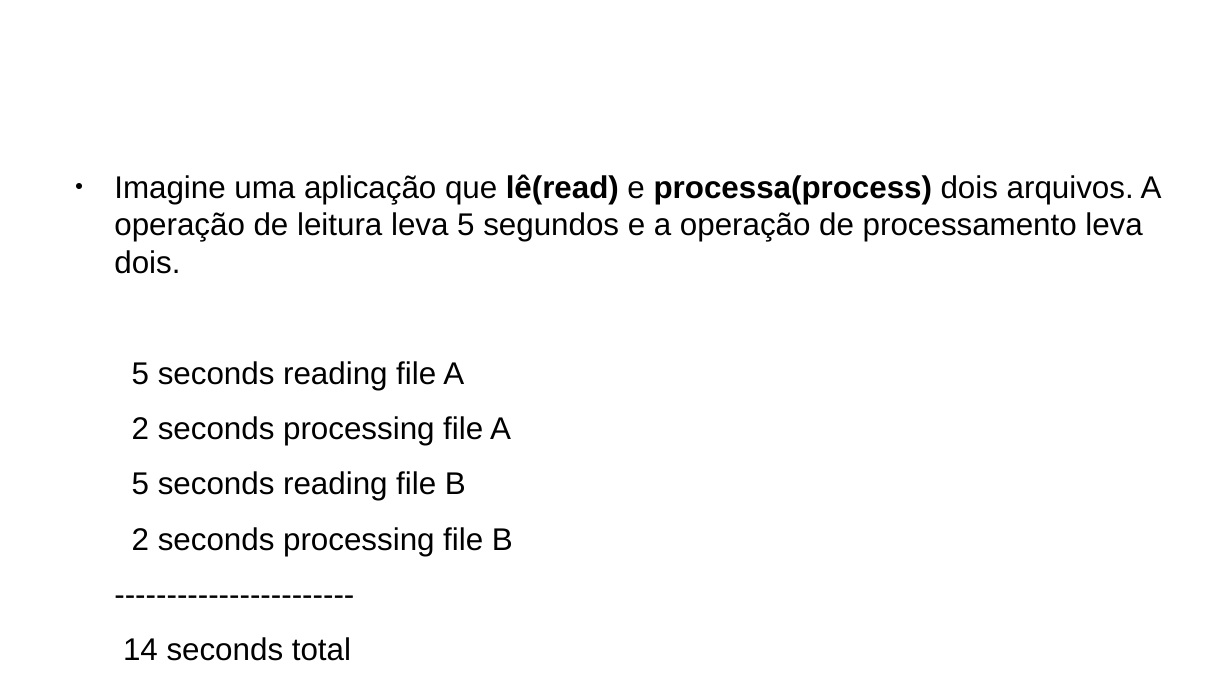
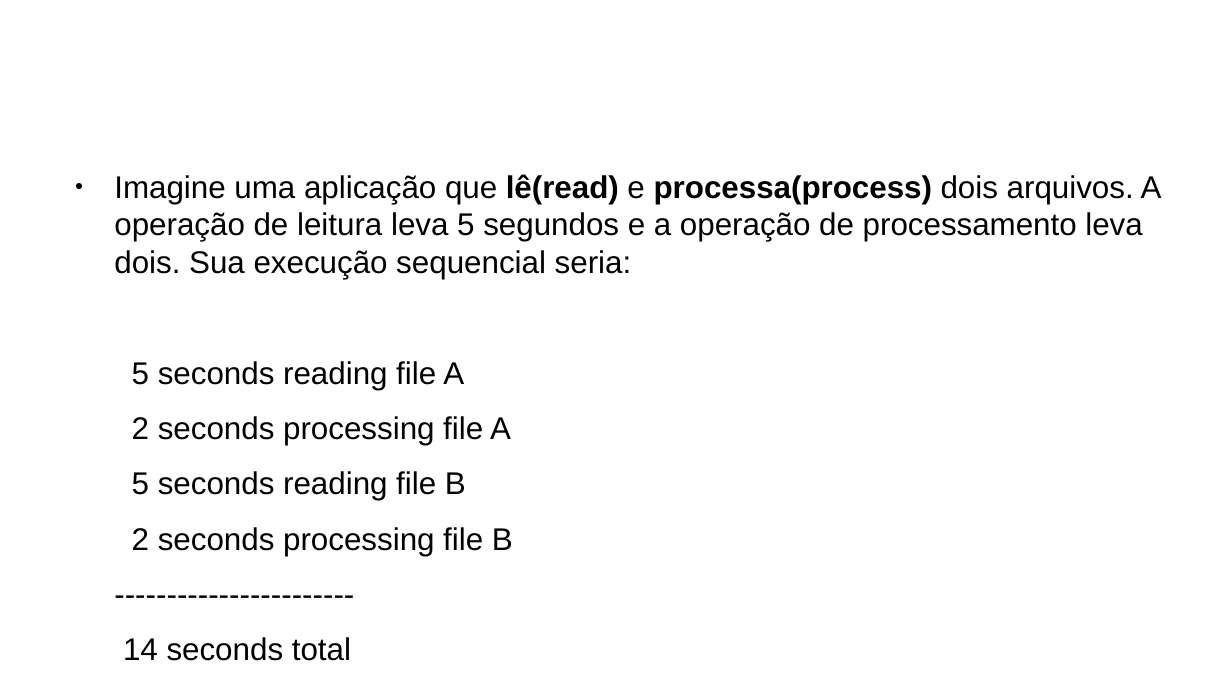
Before and after one commit to jeffersoncarvalho/DSC-2020_1, a slide deck: slide 16 of slides/tutorial/aula01.odp (slide 14 before the commit). Drawn at 1232x693 pixels with LibreOffice and Linux fonts; fonts in the diff are those of the drawing; background and template pictures are left out. Boxes give left, top, right and bottom in pixels: in the first picture for what was removed or moved away, otherwise in the second. Text is boxed around its words. In the diff, an @@ line names an element or a change of style, - is before the commit and + after.

Commit message:
arquivos pdf

```diff
--- a/slides/tutorial/aula01.odp
+++ b/slides/tutorial/aula01.odp
@@ text at [114,174,1162,279]: text changed @@
-● Imagine uma aplicação que lê(read) e processa(process) dois arquivos. A operação de leitura leva 5 segundos e a operação de processamento leva dois.
+● Imagine uma aplicação que lê(read) e processa(process) dois arquivos. A operação de leitura leva 5 segundos e a operação de processamento leva dois. Sua execução sequencial seria:
```
Also in this commit, not shown: 3 other slides changed, 2 slides added, 2 slides removed, 26 other files.
